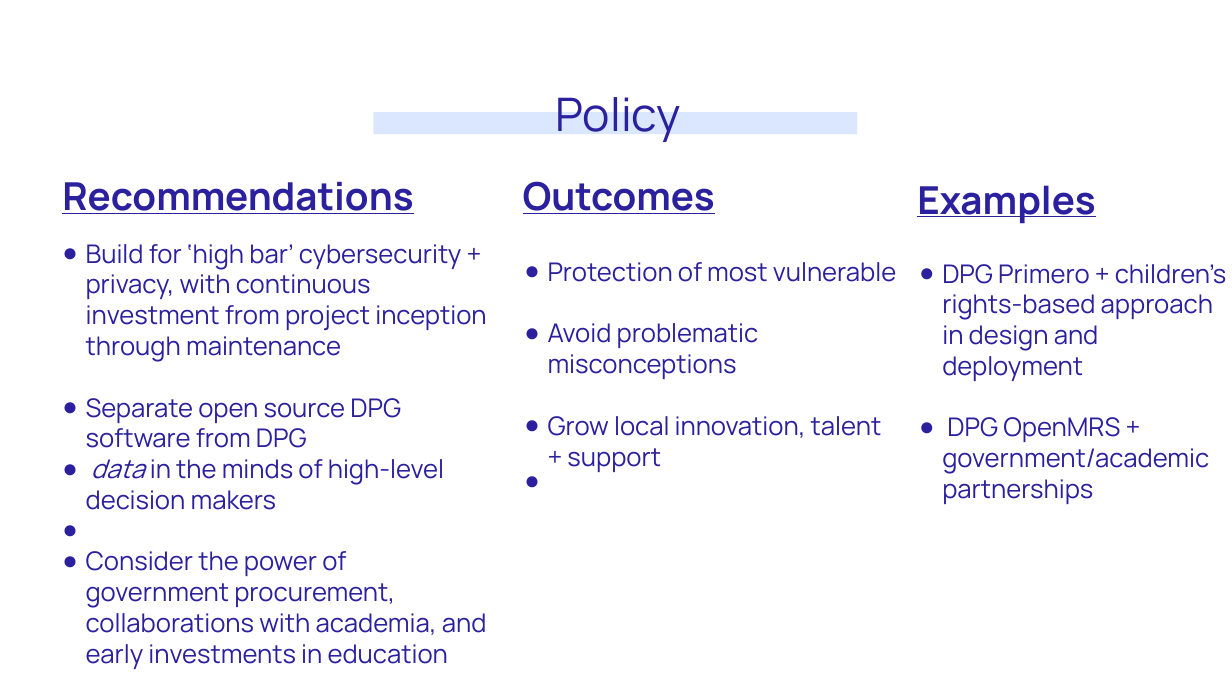
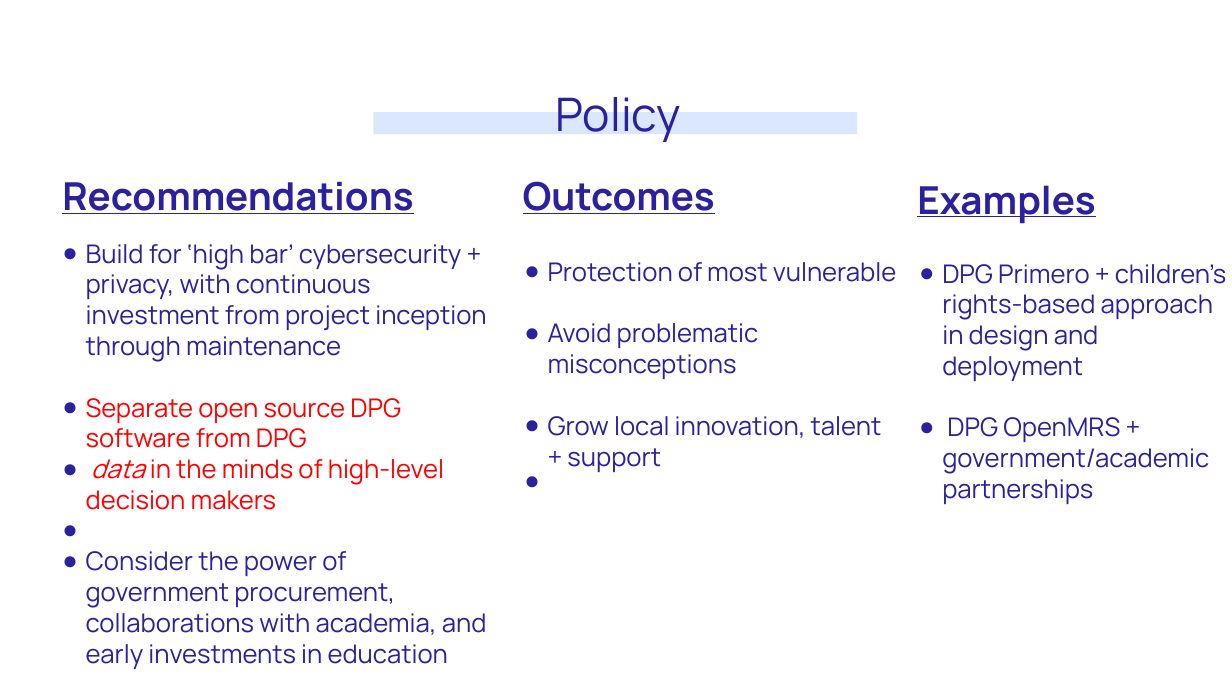
Before and after one commit to unicef/publicgoods-toolkit, a slide deck: slide 6 of dpg-toolkit-overview.odp. Drawn at 1232x693 pixels with LibreOffice and Linux fonts; fonts in the diff are those of the drawing. Boxes give left, top, right and bottom in pixels: in the first picture for what was removed or moved away, otherwise in the second. Text is boxed around its words. In the diff, an @@ line names an element or a change of style, - is before the commit and + after.

```diff
--- a/dpg-toolkit-overview.odp
+++ b/dpg-toolkit-overview.odp
@@ text at (86, 398, 444, 510): text colour #2B209E to #FF0000 in "Separate open source DPG software from DPG", "data in the minds of high-level decision ..." @@
```
Also in this commit, not shown: 7 other slides changed, 1 other file.
